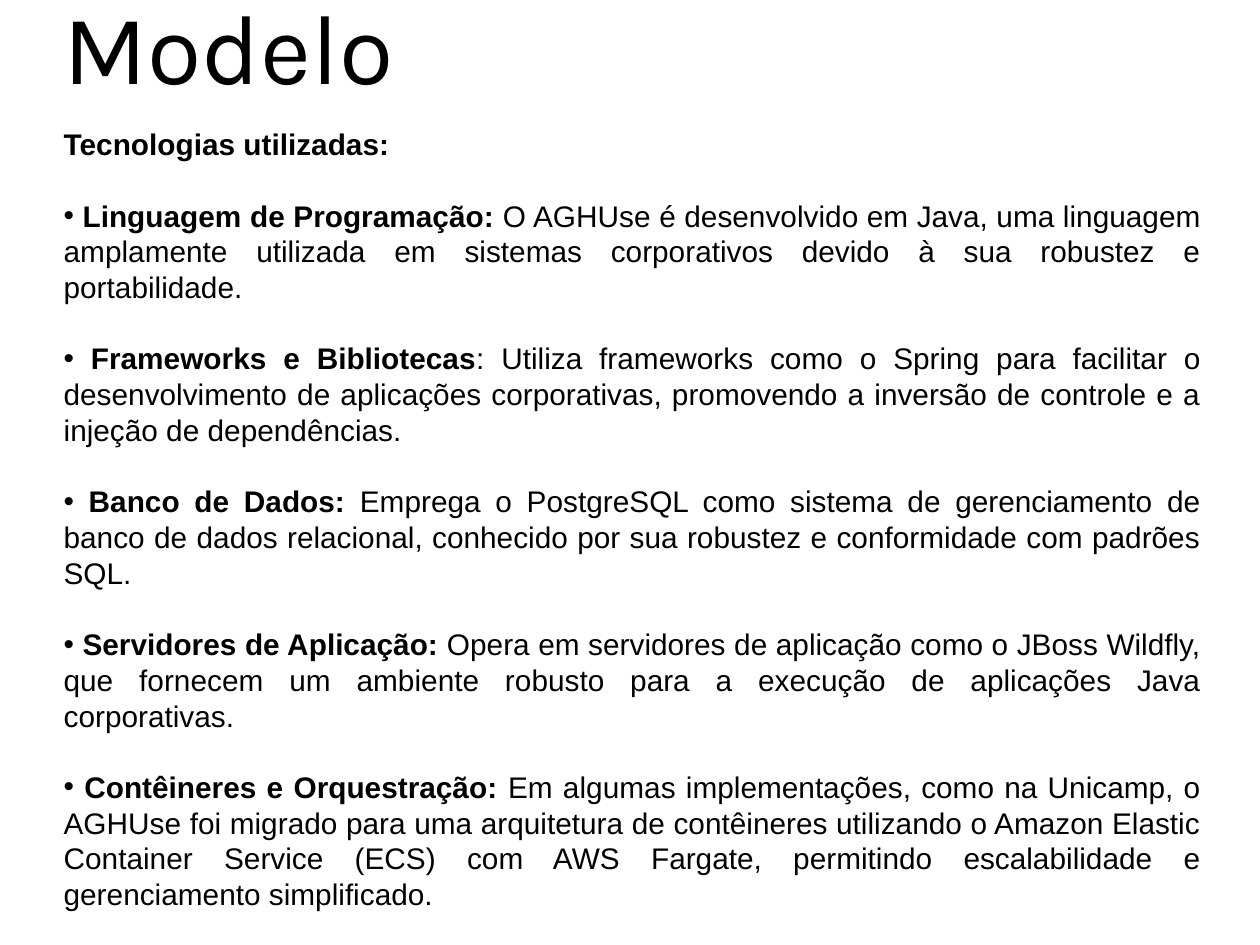
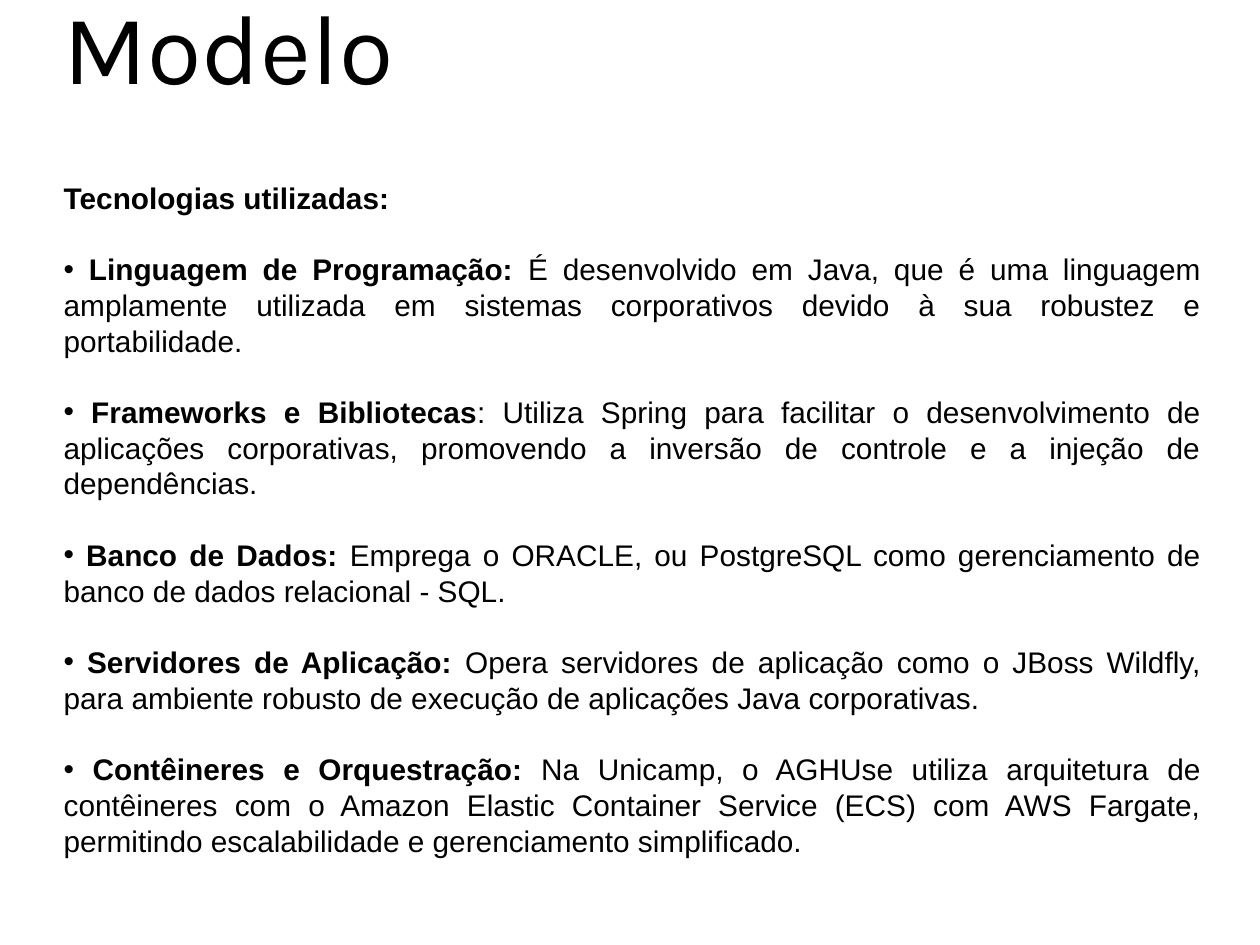
Before and after one commit to ProjetosALVF/ALVF_ProspeccaoGestao_TI, a slide deck: slide 42 of ALVF_AnalisePropostas_TI_DiretoriaExecutiva_Fev_2025/Apresentação_ProspecçãoSistema_Core_ALVF.pptx. Drawn at 1260x945 pixels with LibreOffice and Linux fonts; fonts in the diff are those of the drawing. Boxes give left, top, right and bottom in pixels: in the first picture for what was removed or moved away, otherwise in the second. Text is boxed around its words. In the diff, an @@ line names an element or a change of style, - is before the commit and + after.

```diff
--- a/ALVF_AnalisePropostas_TI_DiretoriaExecutiva_Fev_2025/Apresentação_ProspecçãoSistema_Core_ALVF.pptx
+++ b/ALVF_AnalisePropostas_TI_DiretoriaExecutiva_Fev_2025/Apresentação_ProspecçãoSistema_Core_ALVF.pptx
@@ text "Tecnologias utilizadas:": place and size @@
-text "Tecnologias utilizadas:" at <box>64,133,1201,911</box>
+text "Tecnologias utilizadas:" at <box>64,187,1201,857</box>
@@ text at <box>64,257,1201,857</box>: text changed @@
-• Linguagem de Programação: O AGHUse é desenvolvido em Java, uma linguagem amplamente utilizada em sistemas corporativos devido à sua robustez e portabilidade.
-• Frameworks e Bibliotecas: Utiliza frameworks como o Spring para facilitar o desenvolvimento de aplicações corporativas, promovendo a inversão de controle e a injeção de dependências.
-• Banco de Dados: Emprega o PostgreSQL como sistema de gerenciamento de banco de dados relacional, conhecido por sua robustez e conformidade com padrões SQL.
-• Servidores de Aplicação: Opera em servidores de aplicação como o JBoss Wildfly, que fornecem um ambiente robusto para a execução de aplicações Java corporativas.
-• Contêineres e Orquestração: Em algumas implementações, como na Unicamp, o AGHUse foi migrado para uma arquitetura de contêineres utilizando o Amazon Elastic Container Service (ECS) com AWS Fargate, permitindo escalabilidade e gerenciamento simplificado.
+• Linguagem de Programação: É desenvolvido em Java, que é uma linguagem amplamente utilizada em sistemas corporativos devido à sua robustez e portabilidade.
+• Frameworks e Bibliotecas: Utiliza Spring para facilitar o desenvolvimento de aplicações corporativas, promovendo a inversão de controle e a injeção de dependências.
+• Banco de Dados: Emprega o ORACLE, ou PostgreSQL como gerenciamento de banco de dados relacional - SQL.
+• Servidores de Aplicação: Opera servidores de aplicação como o JBoss Wildfly, para ambiente robusto de execução de aplicações Java corporativas.
+• Contêineres e Orquestração: Na Unicamp, o AGHUse utiliza arquitetura de contêineres com o Amazon Elastic Container Service (ECS) com AWS Fargate, permitindo escalabilidade e gerenciamento simplificado.
```
Also in this commit, not shown: 4 other slides changed, 4 slides added.
